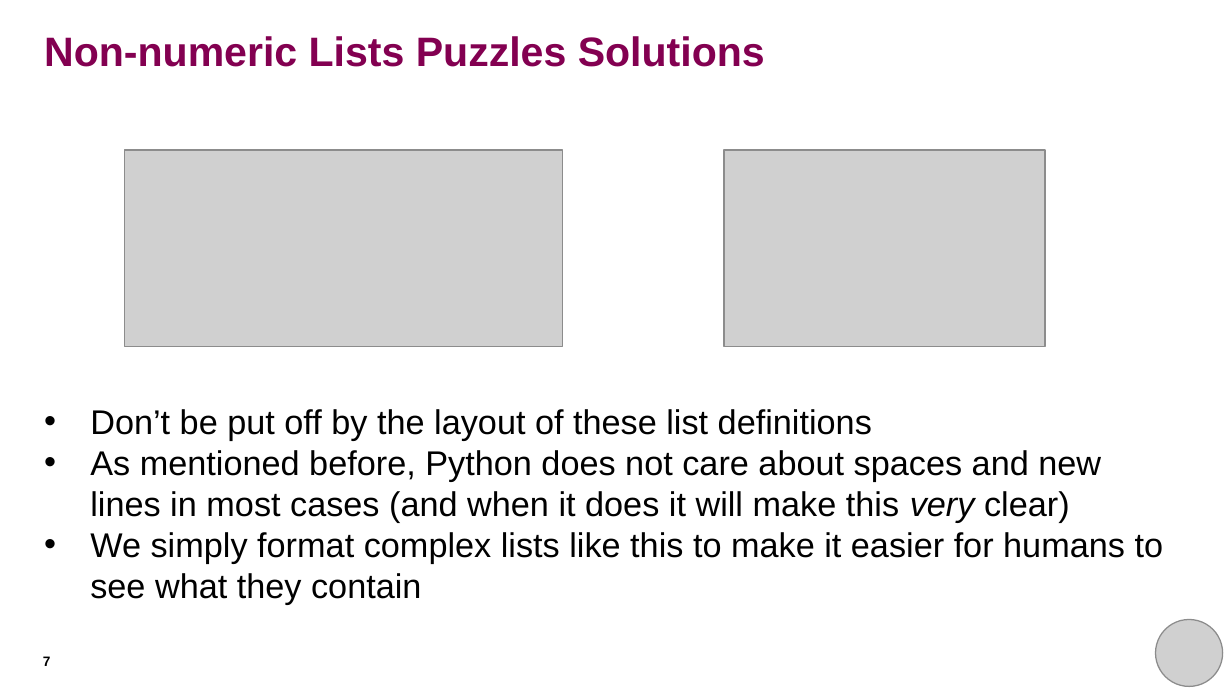
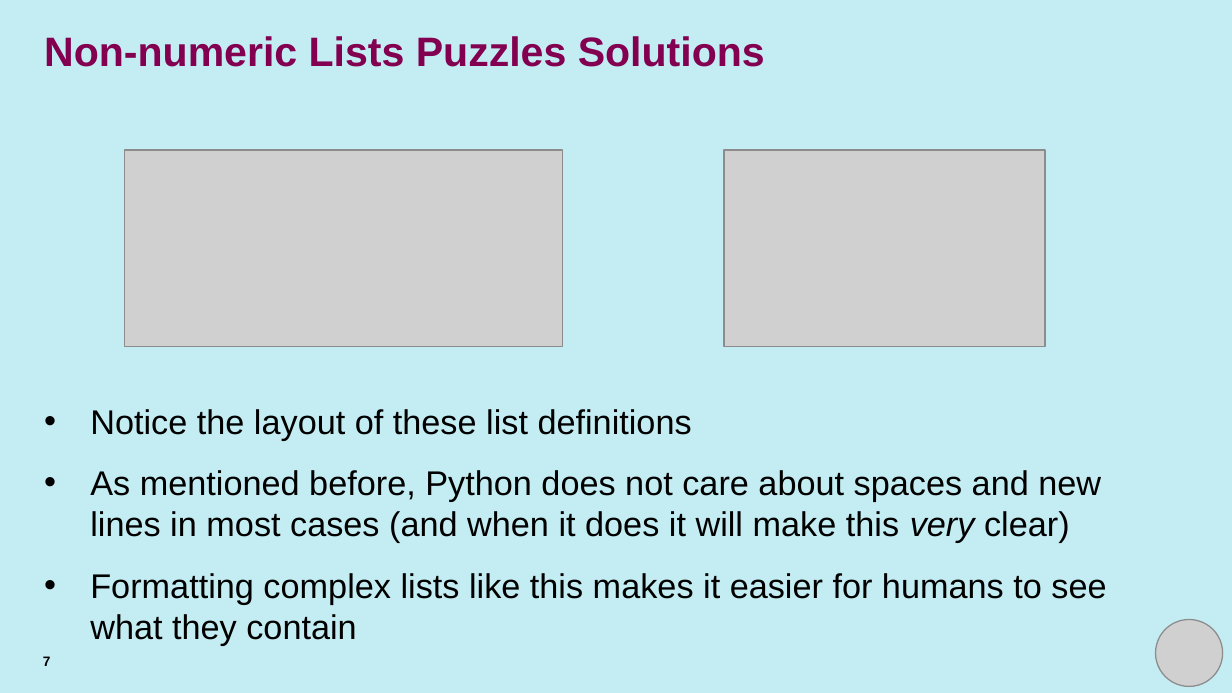
Before and after one commit to rkhetani/beginners-python, a slide deck: slide 7 of session_four/session_four_presentation.pptx. Drawn at 1232x693 pixels with LibreOffice and Linux fonts; fonts in the diff are those of the drawing; grey boxes stand for pictures. Boxes give left, top, right and bottom in pixels: in the first picture for what was removed or moved away, otherwise in the second. Text is boxed around its words. In the diff, an @@ line names an element or a change of style, - is before the commit and + after.

Commit message:
Updated session 4 slides
- updated text of most slides to make it more concise
- increased line spacing
- highlighted key concepts with bold characters
- highlighted puzzle slides with a different background

```diff
--- a/session_four/session_four_presentation.pptx
+++ b/session_four/session_four_presentation.pptx
@@ background #FFFFFF to #C3EDF2 @@
@@ text at (90,409,692,440): text changed @@
-• Don’t be put off by the layout of these list definitions
+• Notice the layout of these list definitions
@@ text at (90,470,1101,543): more space between paragraphs @@
@@ text at (90,573,1106,646): text changed @@
-• We simply format complex lists like this to make it easier for humans to see what they contain
+• Formatting complex lists like this makes it easier for humans to see what they contain
```
Also in this commit, not shown: 18 other slides changed.
